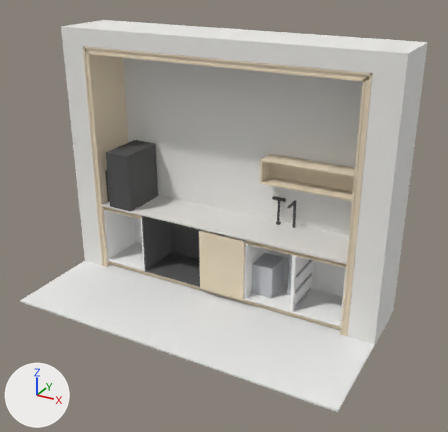
The glTF model 2025-284-C06-Kaffenisje/sim/korpus.glb as it was, and as the next commit left it.
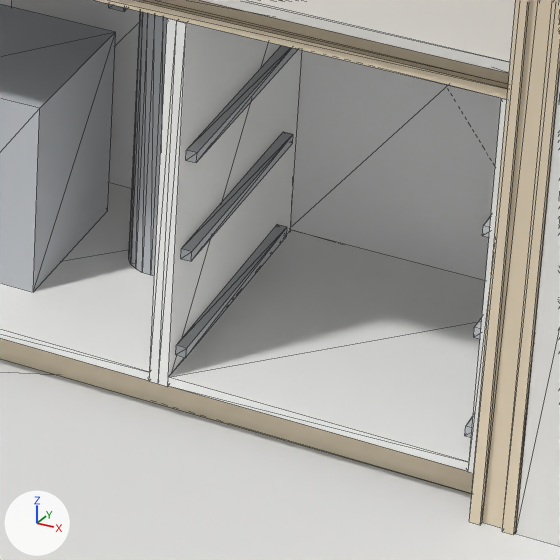
Old and new are each drawn whole from a 50 mm camera at (4964.0, -5675.0, 3941.0) aimed at (1968.0, -228.0, 1217.0) and again close up on the part from 59% to 79% of the width and 58% to 79% of the height. The axes (+X, +Y, +Z) are drawn at lower left. The lights are the same throughout. The last two pictures show the newer version. The close-ups show mesh edges as thin lines. Vertices at exactly the same position are counted once.
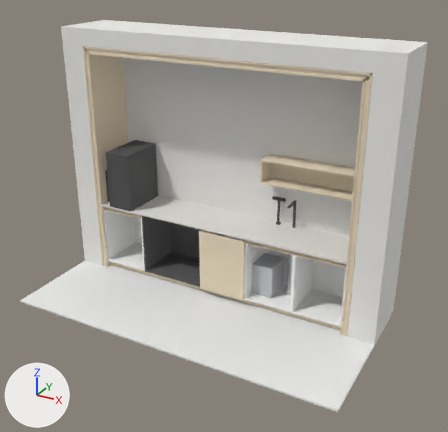
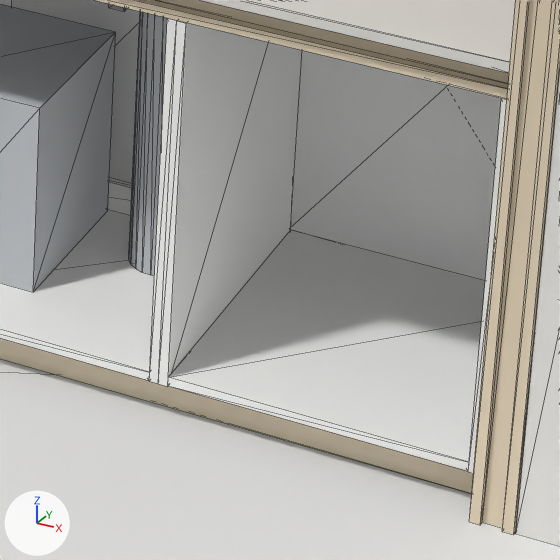
The edits, one by one:
me_mesh_0 is used by ob_mesh_0; location (0.0, 0.0, 0.0).
me_mesh_0 had 1558 vertices, 2880 faces and spanned x -300.0..3700.0, y -1200.0..751.0, z -20.0..3058.0.
me_mesh_0 now has 1516 vertices, 2820 faces and spans x -300.0..3700.0, y -1200.0..751.0, z -20.0..3058.0.
me_mesh_0 part 1: 6 loose pieces with 48 vertices, spanning x 2734.0..3298.0, y 30.0..520.0, z 130.0..550.0, are deleted.
Part 2, on me_mesh_0:
2 vertices are removed from x 2134.0..2698.0, y 597.0, z 99.0.
7 faces are deleted.
2 vertices move from x 2134.0..2698.0, y 597.0, z 81.0 to x 2134.0..2698.0, y 517.0, z 81.0.
8 vertices are added at x 2134.0..2698.0, y 499.0..517.0, z 99.0..159.0.
19 new faces join them, mat_m4 (white #f9f9f7).
Part 3, on me_mesh_0:
4 vertices are removed from x 82.0..3316.0, y 19.0, z 815.0.
40 faces are deleted.
4 vertices are added at (682.0, 38.0, 834.0), (82.0, 38.0, 834.0), (3316.0, 38.0, 834.0), (2116.0, 38.0, 834.0).
40 new faces join them, mat_grepkanal (beige #eadabf).
me_mesh_0 no longer uses material mat_m5_004 (light grey #c4c7cb).

Boxes [x1, y1, x2, y2] around the edits, measured in the close-ups (560 x 560 px; the box of a moved part takes in the faces that stretch with it):
part 1 of me_mesh_0, deleted: before [176, 45, 491, 437]
part 2 of me_mesh_0, built on: before [0, 182, 154, 372]; after [0, 177, 154, 372]
part 3 of me_mesh_0, moved or reshaped: [136, 0, 509, 89] in both
